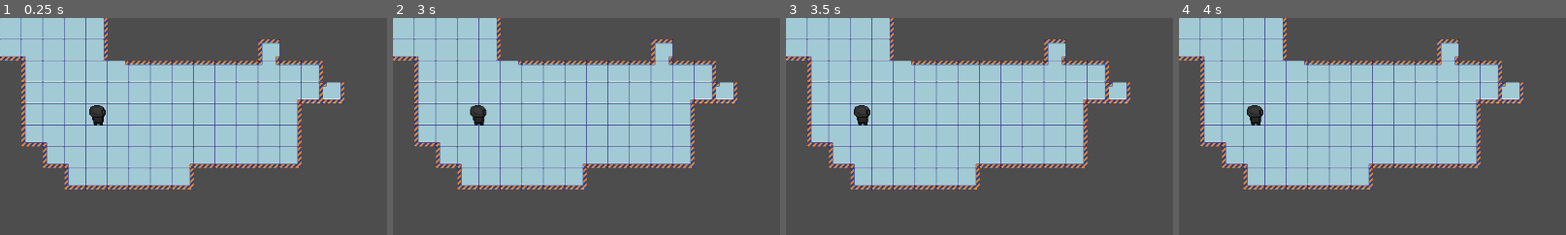
Above: before the commit, frames 1-4 (left to right).
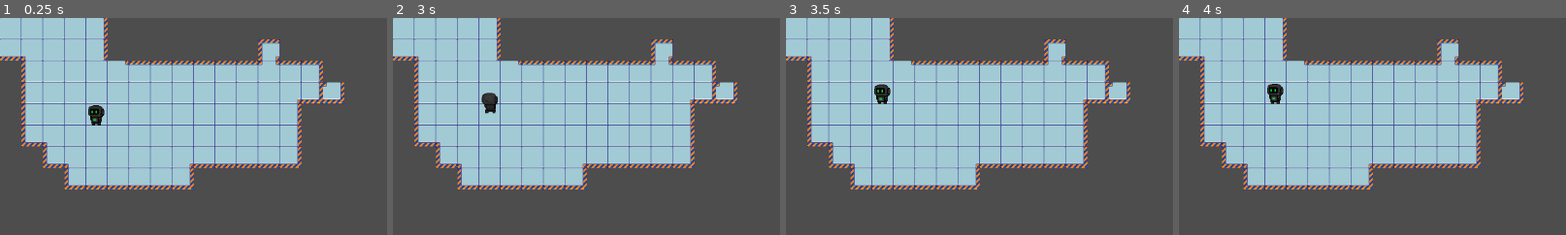
Above: after the commit, the same moments.

Repository: BingloGames/Robot-Bachelor
Game: Godot game, scene res://Level test.tscn
Two runs of this game, one before a commit and one after it. Both use one fixed random seed, a clock stepped at 60 frames per second and the inputs below. The project has no main scene, so this scene is started directly.
Inputs:
- Up to frame 1 (0.25 s): no input
- Up to frame 2 (3 s): tap Enter (ui_accept) at 0.5, 0.77, 1.25, 1.52, 2, 2.75 s; hold Right (ui_right) 0.53-1.28 s; hold Down (ui_down) 1.28-2.03 s; hold Right (ui_right) 2.03-2.78 s; hold Up (ui_up) from 2.78 s (still down)
- Up to frame 3 (3.5 s): keep holding Up (ui_up); tap Enter (ui_accept) at 3.02 s
- Up to frame 4 (4 s): tap Enter (ui_accept) at 3.5, 3.77 s; release Up (ui_up) at 3.53 s; hold Left (ui_left) from 3.53 s (still down)
The pictures show only the part of the screen within x 0-50%, y 0-50%; the shares and areas given below are measured in that part.

The runs differ from the first frame. In frame 1, 0.2% of the frame differs, in the area x 22-28%, y 40-50%; in frame 2, 0.6%, in the area x 19-28%, y 34-50%; in frame 3, 0.6%; in frame 4, 0.6%.

Commit message:
Robot animation

Diff:
--- a/robot-project/robot.gd
+++ b/robot-project/robot.gd
@@ -5,22 +5,28 @@
 
 
 var direction = Vector2i.RIGHT
-var target_position
 var next_tile
 
 
 func _process(delta: float) -> void:
-	if Input.is_action_just_pressed("ui_up") and target_position == null:
+	if Input.is_action_just_pressed("ui_up") and next_tile == null:
 		print("pressed! up")
 		forward()
 
-	if Input.is_action_just_pressed("ui_left") and target_position == null:
+	elif Input.is_action_just_pressed("ui_left") and next_tile == null:
 		print("pressed! left")
 		left()
 
-	if Input.is_action_just_pressed("ui_right") and target_position == null:
+	elif Input.is_action_just_pressed("ui_right") and next_tile == null:
 		print("pressed! right")
 		right()
+
+	elif Input.is_action_just_pressed("ui_down") and next_tile == null:
+		print("pressed! down")
+		right()
+
+	elif next_tile == null:
+		idle()
 
 
 func _physics_process(delta: float) -> void:
@@ -40,18 +46,51 @@
 		next_tile = null
 
 
-func forward():
+func play_animation(animation: String) -> void:
+	if get_node("AnimationPlayer").get_current_animation() == animation:
+		return
+	get_node("AnimationPlayer").play(animation)
+
+
+func idle() -> void:
+	play_animation("idle")
+
+
+func walk_animation() -> void:
+	match direction:
+		Vector2i.LEFT:
+			play_animation("walk left")
+		Vector2i.RIGHT:
+			play_animation("walk right")
+		Vector2i.UP:
+			play_animation("walk up")
+		Vector2i.DOWN:
+			play_animation("walk down")
+		_:
+			play_animation("idle")
+
+
+func forward() -> void:
 	var current_tile = get_node("/root/Node2D/TileMapLayer").local_to_map(global_position)
 	next_tile = current_tile + direction
 
+	walk_animation()
 
-func left():
+
+func backward() -> void:
+	var current_tile = get_node("/root/Node2D/TileMapLayer").local_to_map(global_position)
+	next_tile = current_tile - direction
+
+	walk_animation()
+
+
+func left() -> void:
 	direction = Vector2(direction).rotated(-PI/2)
 	direction = Vector2i(direction)
 	print("Left! direction: ", direction)
 
 
-func right():
+func right() -> void:
 	direction = Vector2(direction).rotated(PI/2)
 	direction = Vector2i(direction)
 	print("Right! direction: ", direction)
--- a/robot-project/robot.tscn
+++ b/robot-project/robot.tscn
@@ -1,10 +1,184 @@
-[gd_scene load_steps=4 format=3 uid="uid://bkcxr5ltukhr1"]
+[gd_scene load_steps=11 format=3 uid="uid://bkcxr5ltukhr1"]
 
 [ext_resource type="Script" uid="uid://g0voy427r38" path="res://robot.gd" id="1_dfm56"]
 [ext_resource type="Texture2D" uid="uid://4syj2wtvlvjb" path="res://robot walk new.png" id="2_yhfw1"]
 
 [sub_resource type="RectangleShape2D" id="RectangleShape2D_ru5oq"]
 size = Vector2(32, 32)
+
+[sub_resource type="Animation" id="Animation_dfm56"]
+resource_name = "walk left"
+tracks/0/type = "value"
+tracks/0/imported = false
+tracks/0/enabled = true
+tracks/0/path = NodePath("Sprite2D:frame")
+tracks/0/interp = 1
+tracks/0/loop_wrap = true
+tracks/0/keys = {
+"times": PackedFloat32Array(0, 0.2, 0.4, 0.6, 0.8),
+"transitions": PackedFloat32Array(1, 1, 1, 1, 1),
+"update": 1,
+"values": [8, 9, 1, 9, 8]
+}
+tracks/1/type = "value"
+tracks/1/imported = false
+tracks/1/enabled = true
+tracks/1/path = NodePath("Sprite2D:flip_h")
+tracks/1/interp = 1
+tracks/1/loop_wrap = true
+tracks/1/keys = {
+"times": PackedFloat32Array(0),
+"transitions": PackedFloat32Array(1),
+"update": 1,
+"values": [false]
+}
+
+[sub_resource type="Animation" id="Animation_yhfw1"]
+length = 0.001
+tracks/0/type = "value"
+tracks/0/imported = false
+tracks/0/enabled = true
+tracks/0/path = NodePath("Sprite2D:frame")
+tracks/0/interp = 1
+tracks/0/loop_wrap = true
+tracks/0/keys = {
+"times": PackedFloat32Array(0),
+"transitions": PackedFloat32Array(1),
+"update": 1,
+"values": [3]
+}
+tracks/1/type = "value"
+tracks/1/imported = false
+tracks/1/enabled = true
+tracks/1/path = NodePath("Sprite2D:flip_v")
+tracks/1/interp = 1
+tracks/1/loop_wrap = true
+tracks/1/keys = {
+"times": PackedFloat32Array(0),
+"transitions": PackedFloat32Array(1),
+"update": 1,
+"values": [false]
+}
+tracks/2/type = "value"
+tracks/2/imported = false
+tracks/2/enabled = true
+tracks/2/path = NodePath("Sprite2D:flip_h")
+tracks/2/interp = 1
+tracks/2/loop_wrap = true
+tracks/2/keys = {
+"times": PackedFloat32Array(0),
+"transitions": PackedFloat32Array(1),
+"update": 1,
+"values": [false]
+}
+
+[sub_resource type="Animation" id="Animation_ru5oq"]
+resource_name = "walk right"
+tracks/0/type = "value"
+tracks/0/imported = false
+tracks/0/enabled = true
+tracks/0/path = NodePath("Sprite2D:frame")
+tracks/0/interp = 1
+tracks/0/loop_wrap = true
+tracks/0/keys = {
+"times": PackedFloat32Array(0, 0.2, 0.4, 0.6, 0.8),
+"transitions": PackedFloat32Array(1, 1, 1, 1, 1),
+"update": 1,
+"values": [8, 9, 1, 9, 8]
+}
+tracks/1/type = "value"
+tracks/1/imported = false
+tracks/1/enabled = true
+tracks/1/path = NodePath("Sprite2D:flip_h")
+tracks/1/interp = 1
+tracks/1/loop_wrap = true
+tracks/1/keys = {
+"times": PackedFloat32Array(0),
+"transitions": PackedFloat32Array(1),
+"update": 1,
+"values": [true]
+}
+
+[sub_resource type="Animation" id="Animation_7xofo"]
+resource_name = "walk up"
+tracks/0/type = "value"
+tracks/0/imported = false
+tracks/0/enabled = true
+tracks/0/path = NodePath("Sprite2D:frame")
+tracks/0/interp = 1
+tracks/0/loop_wrap = true
+tracks/0/keys = {
+"times": PackedFloat32Array(0, 0.2, 0.4, 0.6, 0.8),
+"transitions": PackedFloat32Array(1, 1, 1, 1, 1),
+"update": 1,
+"values": [11, 10, 2, 10, 11]
+}
+tracks/1/type = "value"
+tracks/1/imported = false
+tracks/1/enabled = true
+tracks/1/path = NodePath("Sprite2D:flip_h")
+tracks/1/interp = 1
+tracks/1/loop_wrap = true
+tracks/1/keys = {
+"times": PackedFloat32Array(0),
+"transitions": PackedFloat32Array(1),
+"update": 1,
+"values": [false]
+}
+
+[sub_resource type="Animation" id="Animation_yyxj1"]
+resource_name = "walk down"
+tracks/0/type = "value"
+tracks/0/imported = false
+tracks/0/enabled = true
+tracks/0/path = NodePath("Sprite2D:frame")
+tracks/0/interp = 1
+tracks/0/loop_wrap = true
+tracks/0/keys = {
+"times": PackedFloat32Array(0, 0.2, 0.4, 0.6, 0.8),
+"transitions": PackedFloat32Array(1, 1, 1, 1, 1),
+"update": 1,
+"values": [8, 9, 1, 9, 8]
+}
+tracks/1/type = "value"
+tracks/1/imported = false
+tracks/1/enabled = true
+tracks/1/path = NodePath("Sprite2D:flip_h")
+tracks/1/interp = 1
+tracks/1/loop_wrap = true
+tracks/1/keys = {
+"times": PackedFloat32Array(0),
+"transitions": PackedFloat32Array(1),
+"update": 1,
+"values": [false]
+}
+
+[sub_resource type="Animation" id="Animation_bkaji"]
+resource_name = "idle"
+length = 1.5
+loop_mode = 1
+tracks/0/type = "value"
+tracks/0/imported = false
+tracks/0/enabled = true
+tracks/0/path = NodePath("Sprite2D:frame")
+tracks/0/interp = 1
+tracks/0/loop_wrap = true
+tracks/0/keys = {
+"times": PackedFloat32Array(0, 0.3, 0.60000014, 0.89999986, 1.2),
+"transitions": PackedFloat32Array(1, 1, 1, 1, 1),
+"update": 1,
+"values": [0, 1, 0, 5, 4]
+}
+
+[sub_resource type="AnimationLibrary" id="AnimationLibrary_hvhn1"]
+_data = {
+&"RESET": SubResource("Animation_yhfw1"),
+&"idle": SubResource("Animation_bkaji"),
+&"walk down": SubResource("Animation_yyxj1"),
+&"walk left": SubResource("Animation_dfm56"),
+&"walk right": SubResource("Animation_ru5oq"),
+&"walk up": SubResource("Animation_7xofo")
+}
 
 [node name="robot" type="CharacterBody2D"]
 script = ExtResource("1_dfm56")
@@ -19,3 +193,7 @@
 frame = 3
 
 [node name="AnimationPlayer" type="AnimationPlayer" parent="."]
+libraries = {
+&"": SubResource("AnimationLibrary_hvhn1")
+}
+autoplay = "idle"
